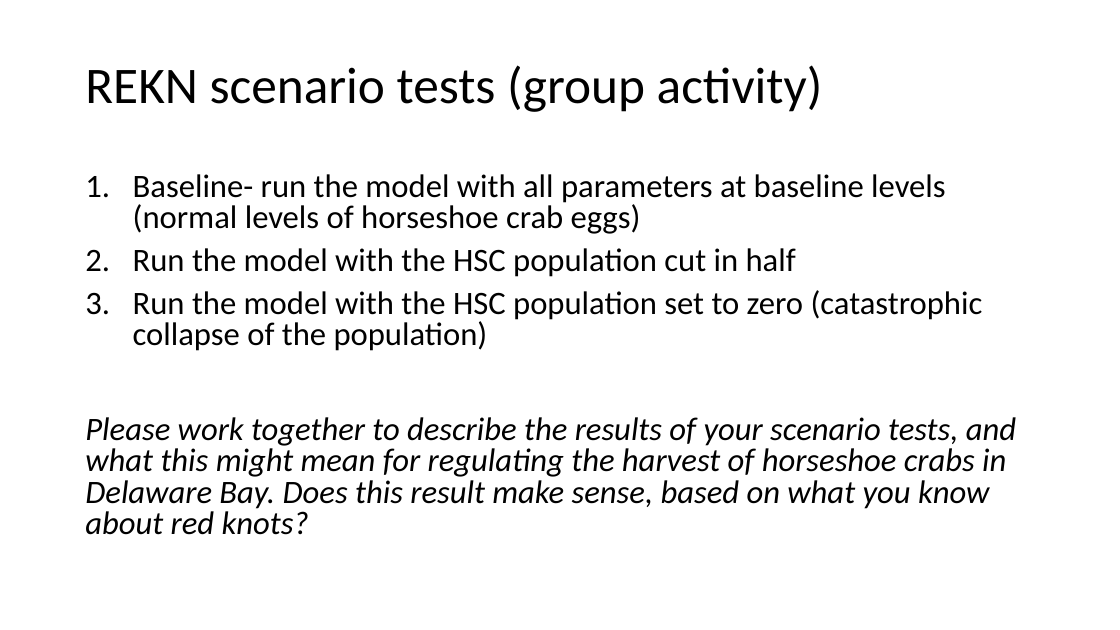
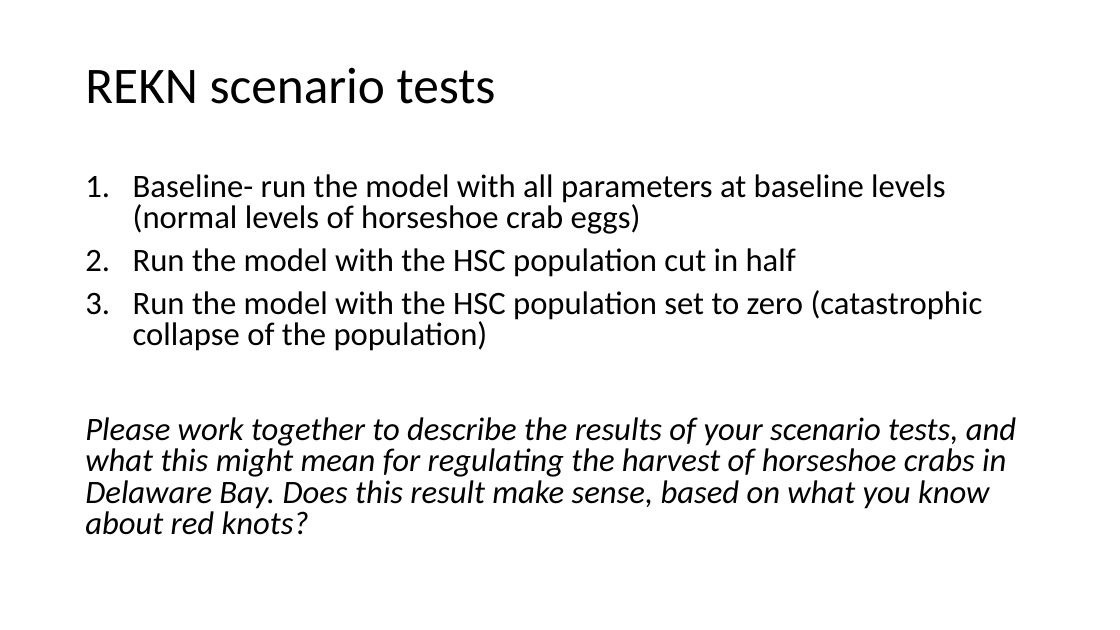
Before and after one commit to kevintshoemaker/NRES-470, a slide deck: slide 21 of REKN2.pptx (slide 33 before the commit). Drawn at 1120x630 pixels with LibreOffice and Linux fonts; fonts in the diff are those of the drawing. Boxes give left, top, right and bottom in pixels: in the first picture for what was removed or moved away, otherwise in the second. Text is boxed around its words. In the diff, an @@ line names an element or a change of style, - is before the commit and + after.

```diff
--- a/REKN2.pptx
+++ b/REKN2.pptx
@@ title at <box>85,67,496,104</box>: text changed @@
-REKN scenario tests (group activity)
+REKN scenario tests
```
Also in this commit, not shown: 2 other slides changed, 1 slide removed, 6 other files.
